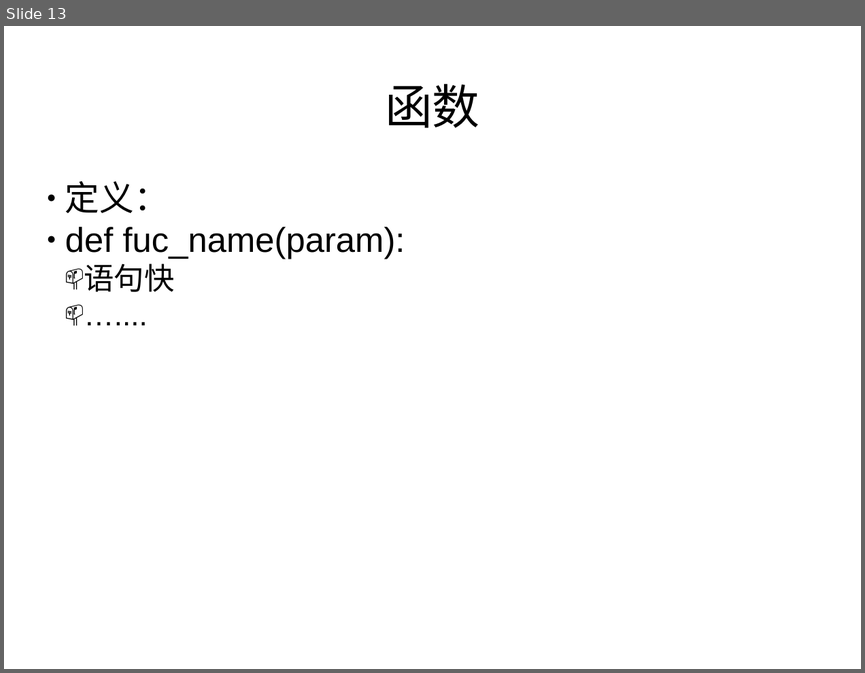
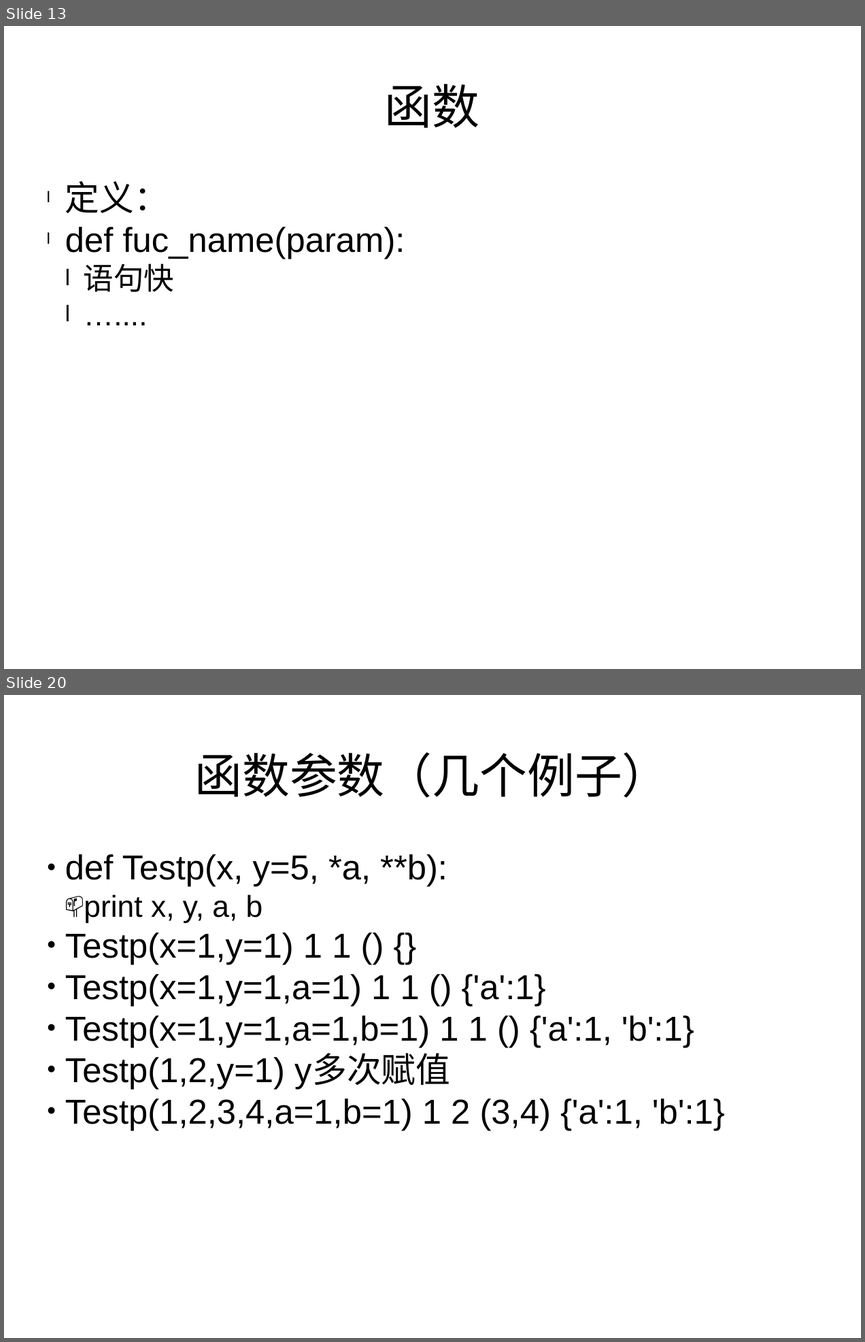
Before and after one commit to haolongzhangm/shell_my, a slide deck: unexeshell/tmp_use/python_l/1/p1.pptx. Shown one above the other, each under a label of ours: slide 13 before the commit, slides 13 and 20 after it; the slides between them are not shown. The pictures are 865x673 and 865x1342 pixels, drawn with LibreOffice and Linux fonts; fonts in the diff are those of the drawing. Boxes give left, top, right and bottom in pixels: in the first picture for what was removed or moved away, otherwise in the second. Text is boxed around its words. In the diff, an @@ line names an element or a change of style, - is before the commit and + after.

```diff
--- a/unexeshell/tmp_use/python_l/1/p1.pptx
+++ b/unexeshell/tmp_use/python_l/1/p1.pptx
@@ slide 20 added at <box>4,695,861,1338</box>, background #FFFFFF @@
@@ text added at <box>194,752,669,798</box>, 44 pt, text #000000 @@
+函数参数（几个例子）
@@ text added at <box>65,854,725,1130</box>, 32 pt, text #000000 @@
+● def Testp(x, y=5, *a, **b):
+  📫 print x, y, a, b
+● Testp(x=1,y=1) 1 1 () {}
+● Testp(x=1,y=1,a=1) 1 1 () {'a':1}
+● Testp(x=1,y=1,a=1,b=1) 1 1 () {'a':1, 'b':1}
+● Testp(1,2,y=1) y多次赋值
+● Testp(1,2,3,4,a=1,b=1) 1 2 (3,4) {'a':1, 'b':1}
@@ slide 13 changed as well @@
@@ text "定义：" at <box>65,181,405,292</box>: bullet ● to l; bullet 📫 to l @@
```
Also in this commit, not shown: 7 other slides changed, 6 other slides added.
